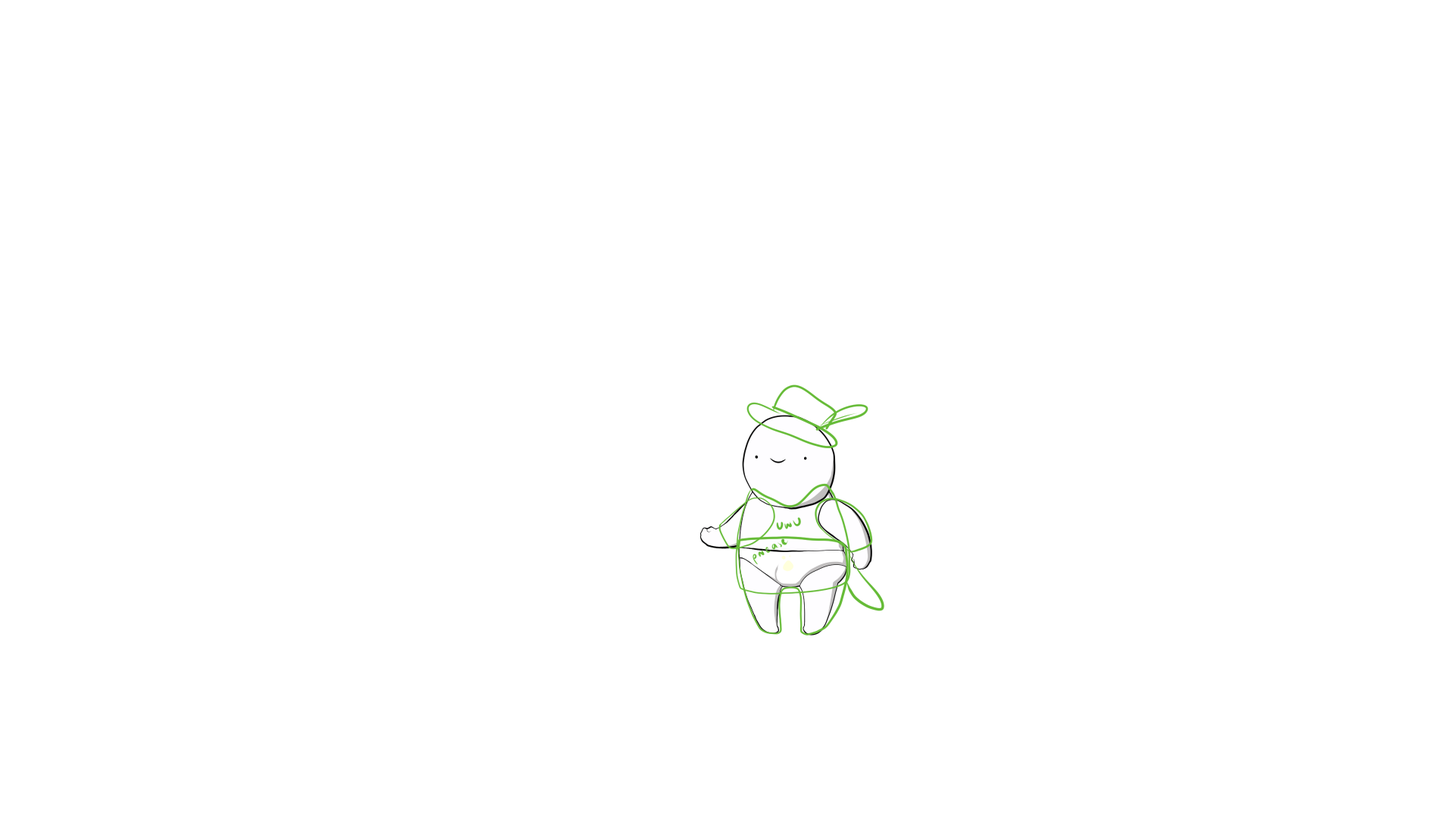
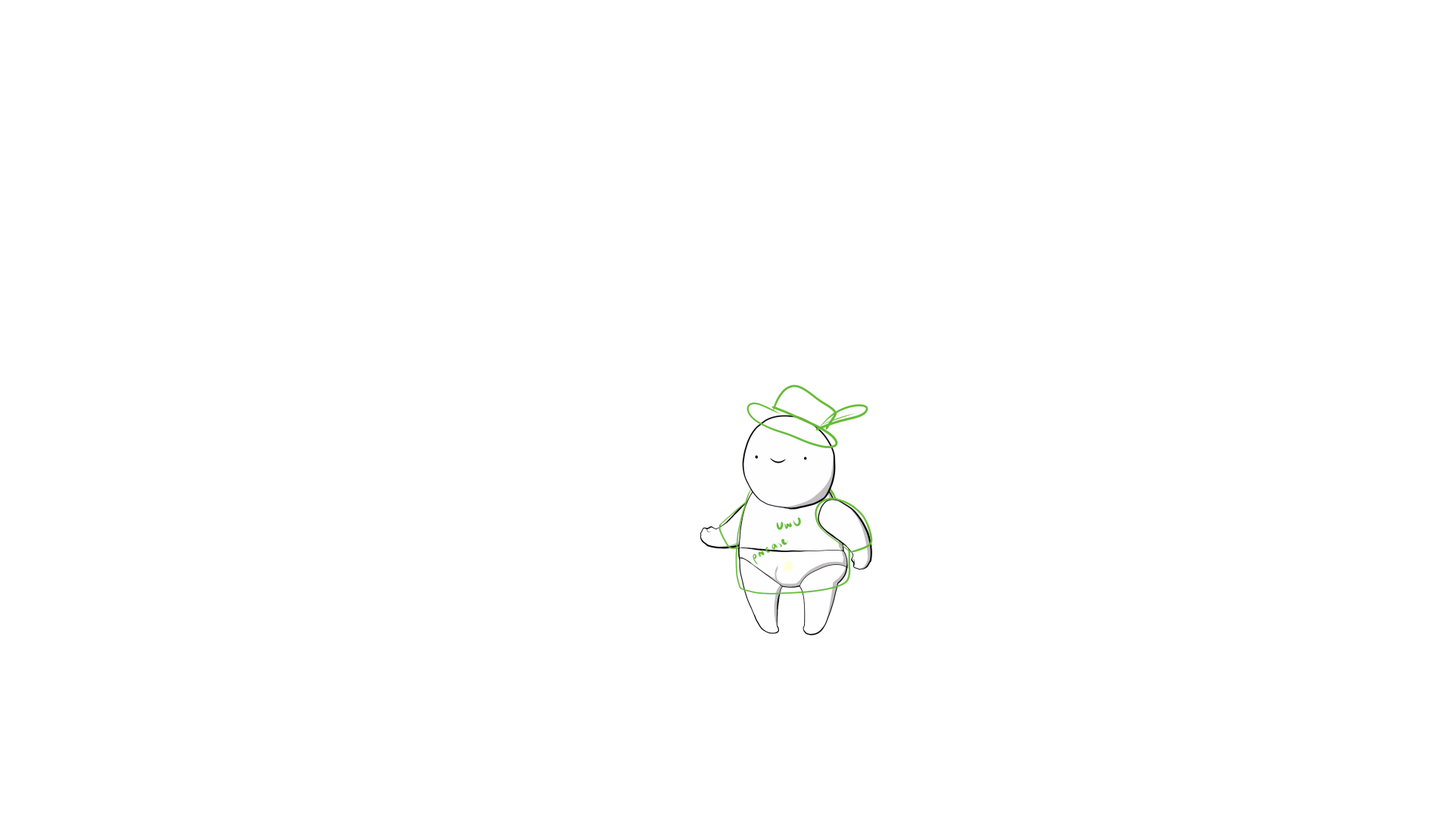
Two versions of the same layered image (w=1455, h=819). Layer-by-layer changes:
hid group "hats" (2 layers) over [814, 482, 831, 488]
hid group "sleeve1" (2 layers), moved it above "shirts" over [737, 494, 853, 560]
hid group "shirts" (2 layers) over [737, 482, 852, 597]
hid group "pants" (3 layers) over [737, 535, 885, 636]
hid "pants_reference" over [737, 535, 885, 636]
hid group "sleeve" (2 layers), moved it above "little guy" over [737, 495, 855, 563]
moved "sleeve1_reference" into group "little guy", painted on it over [737, 496, 851, 553]
moved "shirt_reference" into group "little guy" over [737, 482, 852, 595]
moved "sleeve_reference" into group "little guy", painted on it over [737, 496, 851, 553]
